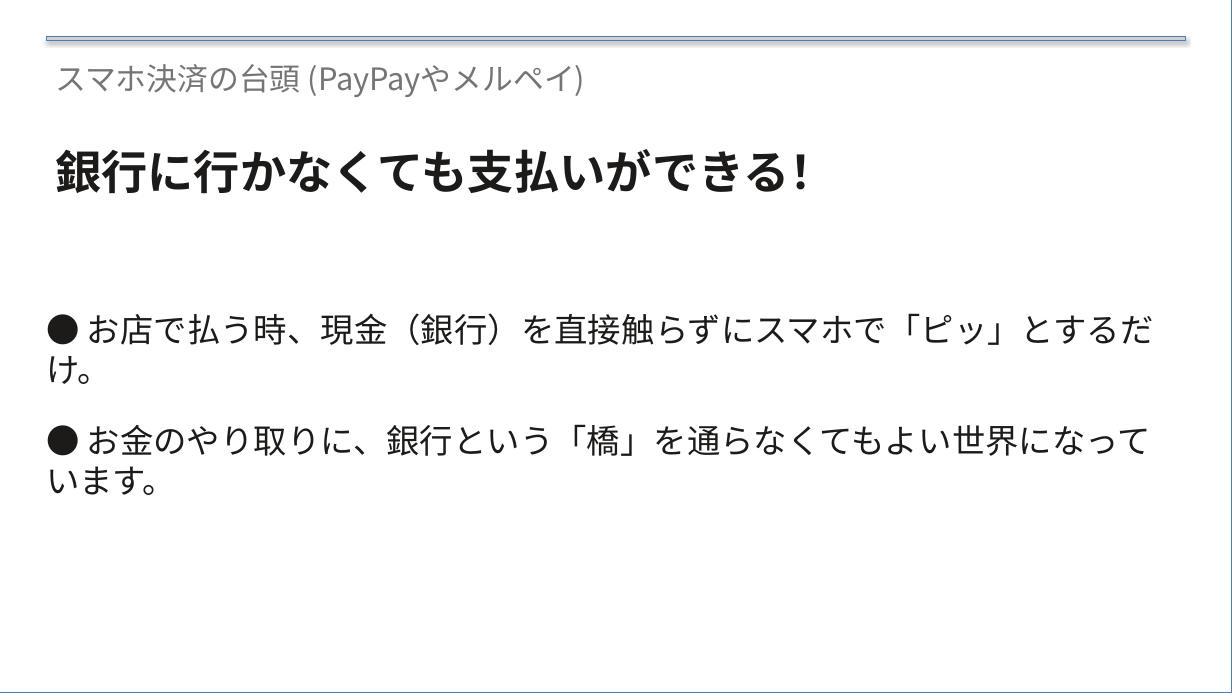
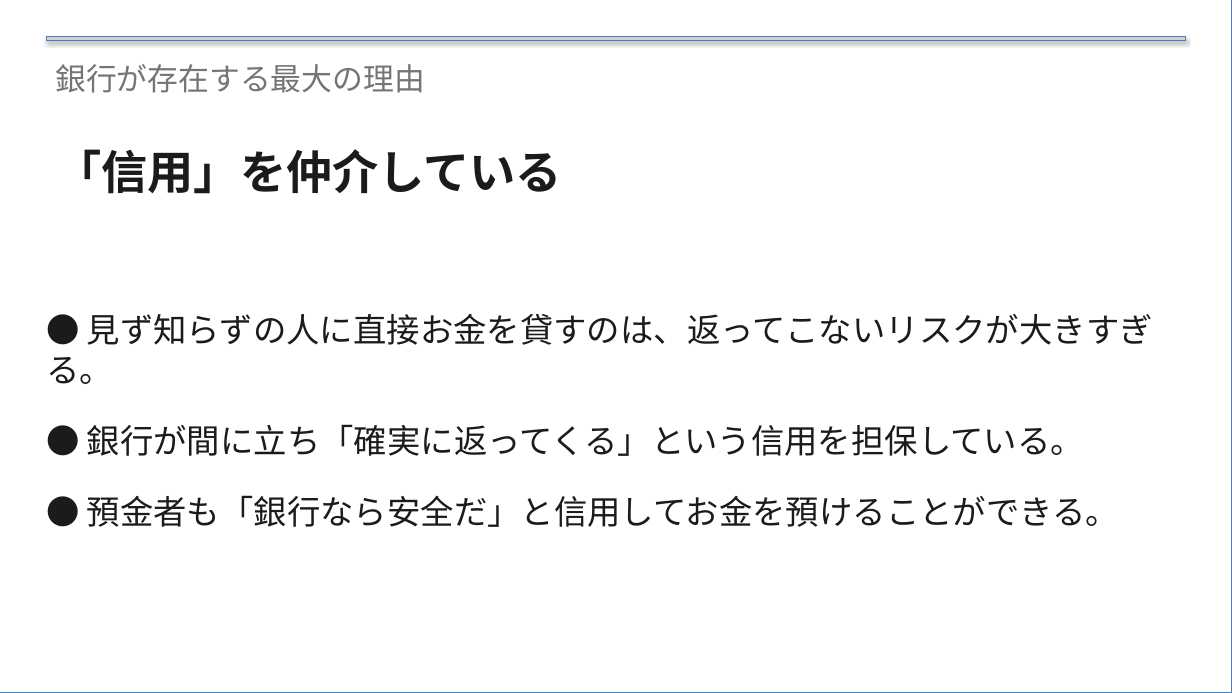
Before and after one commit to xilicrysta/bank-pptx, a slide deck: slide 14 of bank-normal/bank_normal_presentation.pptx (slide 20 before the commit). Drawn at 1232x693 pixels with LibreOffice and Linux fonts; fonts in the diff are those of the drawing. Boxes give left, top, right and bottom in pixels: in the first picture for what was removed or moved away, otherwise in the second. Text is boxed around its words. In the diff, an @@ line names an element or a change of style, - is before the commit and + after.

```diff
--- a/bank-normal/bank_normal_presentation.pptx
+++ b/bank-normal/bank_normal_presentation.pptx
@@ text at bbox=[55, 64, 425, 93]: text changed; font Noto Sans CJK JP to Arial @@
-スマホ決済の台頭 (PayPayやメルペイ)
+銀行が存在する最大の理由
@@ text at bbox=[55, 149, 562, 194]: text changed; font Noto Sans CJK JP to Arial @@
-銀行に行かなくても支払いができる！
+「信用」を仲介している
@@ text at bbox=[46, 314, 1153, 527]: text changed; font Noto Sans CJK JP to Arial @@
-● お店で払う時、現金（銀行）を直接触らずにスマホで「ピッ」とするだけ。
-● お金のやり取りに、銀行という「橋」を通らなくてもよい世界になっています。
+● 見ず知らずの人に直接お金を貸すのは、返ってこないリスクが大きすぎる。
+● 銀行が間に立ち「確実に返ってくる」という信用を担保している。
+● 預金者も「銀行なら安全だ」と信用してお金を預けることができる。
```
Also in this commit, not shown: 21 other slides changed, 8 slides added, 6 slides removed, 4 other files.
